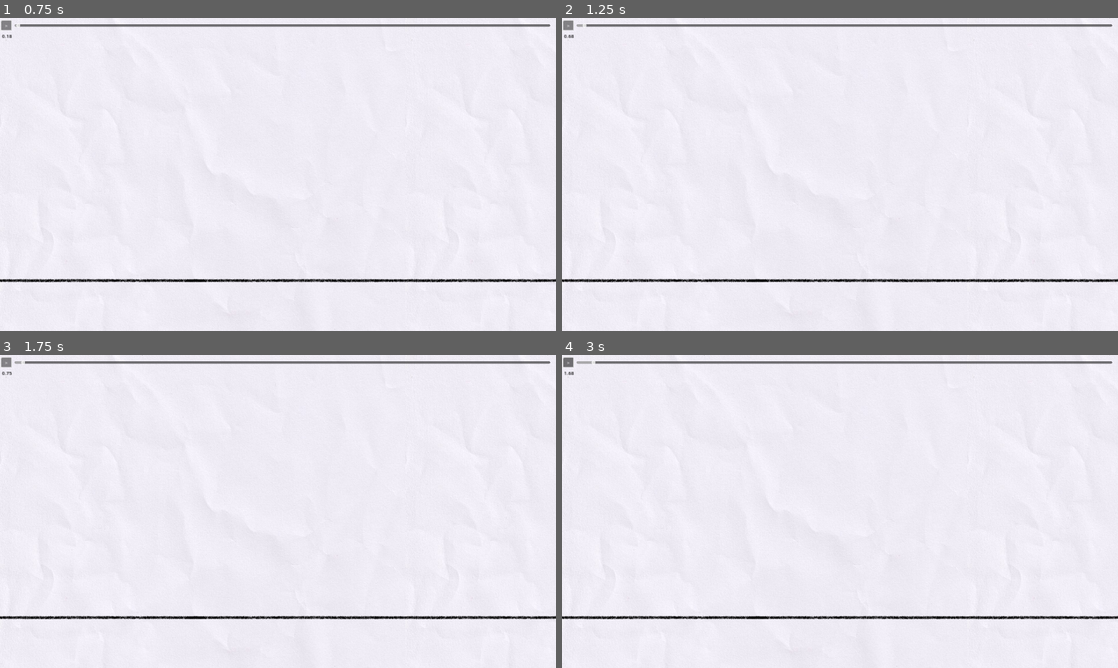
Above: before the commit, frames 1-4 (two rows, left to right).
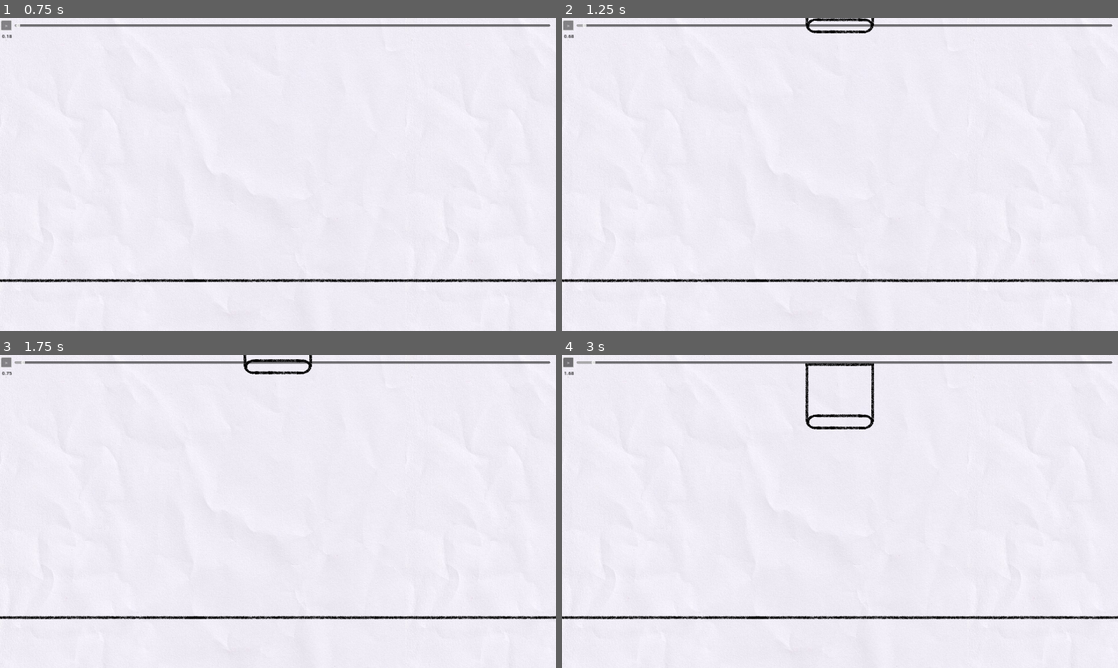
Above: after the commit, the same moments.

Repository: Punjidixie/Project-Prelude
Game: Godot game, scene res://main/music_game.tscn
Same seed, same stepped clock (60 frames per second), same inputs: the game is played once before the commit and once after it.
Inputs (mouse positions are in pixels of both pictures, inside the frame that each line leads up to):
- Up to frame 1 (0.75 s): click ">" at 0.5 s
- Up to frame 2 (1.25 s): no input
- Up to frame 3 (1.75 s): click ">" at 1.25 s
- Up to frame 4 (3 s): click ">" at 2 s; drag from (584, 373) to (895, 442) at 2.77 s

Frame 1 is identical in both runs. In frame 2, 0.3% of the frame differs, in the area x 43-57%, y 0-5%; in frame 3, 0.3%; in frame 4, 0.6%, in the area x 43-57%, y 2-24%.

Commit message:
started adding hold note detection

Diff:
--- a/main/music_game.gd
+++ b/main/music_game.gd
@@ -7,6 +7,7 @@
 # Called when the node enters the scene tree for the first time.
 func _ready():
 	SignalManager.on_pause_button_pressed.connect(on_pause_button_pressed)
+	SignalManager.on_time_slider_drag_started.connect(pause)
 	GlobalManager.play_area = play_area
 	add_note()
 
@@ -25,8 +26,16 @@
 	var hold_note: Note = ScenePreloader.base_hold_note.instantiate()
 	notes_container.add_child(hold_note)
 
+	#var note: Note = ScenePreloader.base_note.instantiate()
+	#notes_container.add_child(note)
+
 func on_pause_button_pressed():
 	GlobalManager.is_paused = !GlobalManager.is_paused
+	if GlobalManager.is_paused: pause()
+
+
+func pause():
+	GlobalManager.is_paused = true
 	SignalManager.on_pause_toggled.emit()
 	for note: Note in notes_container.get_children():
 		note.reset()
--- a/main/music_game.tscn
+++ b/main/music_game.tscn
@@ -100,5 +100,6 @@
 text = "0.00"
 script = ExtResource("6_nul4s")
 
+[connection signal="drag_started" from="CanvasLayer/Control/ControlPanel/TimeSlider" to="CanvasLayer/Control/ControlPanel/TimeSlider" method="_on_drag_started"]
 [connection signal="value_changed" from="CanvasLayer/Control/ControlPanel/TimeSlider" to="CanvasLayer/Control/ControlPanel/TimeSlider" method="_on_value_changed"]
 [connection signal="pressed" from="CanvasLayer/Control/ControlPanel/PauseButton" to="CanvasLayer/Control/ControlPanel/PauseButton" method="_on_pressed"]
--- a/main/time_slider.gd
+++ b/main/time_slider.gd
@@ -30,5 +30,4 @@
 		SignalManager.on_time_manual_updated.emit()
 
 func _on_drag_started():
-	#SignalManager.on_time_slider_drag_started.emit()
-	pass
+	SignalManager.on_time_slider_drag_started.emit()
--- a/notes/hitbox.gd
+++ b/notes/hitbox.gd
@@ -2,8 +2,12 @@
 
 class_name Hitbox
 signal on_pressed
+signal on_released
 
 func _gui_input(event):
 	if event is InputEventMouseButton:
-		if event.button_index == MOUSE_BUTTON_LEFT and event.pressed:
-			on_pressed.emit()
+		if event.button_index == MOUSE_BUTTON_LEFT:
+			if event.is_pressed(): on_pressed.emit()
+			elif event.is_released():
+				on_released.emit()
+				print("hi")
--- /dev/null
+++ b/notes/hold_end_event.gd
@@ -0,0 +1,22 @@
+extends EndEvent
+
+class_name HoldEndEvent
+
+func get_notebody_play_position(local_time: float):
+	var hold_note := note as HoldNote
+
+	if hold_note.is_held: return end_checkpoint.play_position
+
+	# Else if not held
+	var time_diff = local_time - start_time # time since the end started
+
+	if hold_note.is_hit:
+		var absolute_end_time = hold_note.start_time + hold_note.end_event.start_time
+		var time_held = clamp(hold_note.lift_time - absolute_end_time, 0, hold_note.hold_time)
+		time_diff -= time_held
+
+	return end_checkpoint.play_position - Vector2(0, end_speed * time_diff)
+
+func get_ending_lifetime():
+	var hold_note := note as HoldNote
+	return super.get_ending_lifetime() + hold_note.hold_time
--- a/notes/hold_note.gd
+++ b/notes/hold_note.gd
@@ -13,8 +13,20 @@
 
 func update():
 	if is_in_time:
-		var time = GlobalManager.current_time
-		var event = get_event_at_time(time)
-		var play_position = event.get_notebody_play_position(time - start_time)
-		note_body.set_play_position(play_position)
+		update_position()
 		note_body.update_appearance()
+
+func reset():
+	is_held = false
+	is_hit = false # super
+	note_body.reset() # super
+	on_time_updated()
+
+
+func get_hit():
+	super.get_hit()
+	is_held = true
+
+func get_released():
+	lift_time = GlobalManager.current_time
+	is_held = false
--- a/notes/hold_note.tscn
+++ b/notes/hold_note.tscn
@@ -4,7 +4,7 @@
 [ext_resource type="Script" path="res://notes/note_checkpoint.gd" id="2_swrln"]
 [ext_resource type="Script" path="res://notes/note_events/appear_event.gd" id="3_bifoi"]
 [ext_resource type="PackedScene" uid="uid://duwfov6qj7bl5" path="res://notes/note_events/move_event.tscn" id="4_npdic"]
-[ext_resource type="Script" path="res://notes/note_events/end_event.gd" id="5_851dw"]
+[ext_resource type="Script" path="res://notes/hold_end_event.gd" id="5_tagjp"]
 [ext_resource type="Script" path="res://notes/hold_note_body.gd" id="6_2trin"]
 [ext_resource type="Script" path="res://notes/hitbox.gd" id="7_jwpl5"]
 [ext_resource type="Texture2D" uid="uid://bmgpw04djgigb" path="res://assets/notes/note_lines.png" id="8_ahhpj"]
@@ -30,6 +30,7 @@
 
 [sub_resource type="Animation" id="Animation_gdssq"]
 resource_name = "note_animation"
+loop_mode = 1
 tracks/0/type = "value"
 tracks/0/imported = false
 tracks/0/enabled = true
@@ -40,7 +41,7 @@
 "times": PackedFloat32Array(0, 1),
 "transitions": PackedFloat32Array(1, 1),
 "update": 0,
-"values": [Color(0.901124, 0.656453, 0, 1), Color(0.922064, 0.000155559, 0.768216, 0)]
+"values": [Color(0.901124, 0.656453, 0, 1), Color(0.921569, 0, 0.768627, 0.65098)]
 }
 
 [sub_resource type="AnimationLibrary" id="AnimationLibrary_uti7x"]
@@ -51,13 +52,13 @@
 
 [node name="TestHoldNote" type="Node" node_paths=PackedStringArray("note_events_container", "note_body", "note_effects", "end_event")]
 script = ExtResource("1_26rfv")
-hold_time = 30.0
+hold_time = 1.0
 note_size = 60.0
 note_type = 1
 note_events_container = NodePath("Events")
 note_body = NodePath("HoldNoteBody")
 note_effects = NodePath("NoteEffects")
-end_event = NodePath("Events/EndEvent")
+end_event = NodePath("Events/HoldEndEvent")
 
 [node name="Checkpoints" type="Node" parent="."]
 
@@ -67,7 +68,7 @@
 
 [node name="EndCheckpoint" type="Node2D" parent="Checkpoints"]
 script = ExtResource("2_swrln")
-target_time = 1.0
+target_time = 5.0
 play_position = Vector2(240, 0)
 
 [node name="Events" type="Node" parent="."]
@@ -80,10 +81,10 @@
 start_checkpoint = NodePath("../../Checkpoints/StartCheckpoint")
 destination_checkpoint = NodePath("../../Checkpoints/EndCheckpoint")
 
-[node name="EndEvent" type="Node" parent="Events" node_paths=PackedStringArray("end_checkpoint")]
-script = ExtResource("5_851dw")
+[node name="HoldEndEvent" type="Node" parent="Events" node_paths=PackedStringArray("end_checkpoint")]
+script = ExtResource("5_tagjp")
 end_checkpoint = NodePath("../../Checkpoints/EndCheckpoint")
-end_speed = 20.0
+end_speed = 108.0
 
 [node name="HoldNoteBody" type="Node2D" parent="." node_paths=PackedStringArray("hold_body", "body", "note", "animation_player")]
 script = ExtResource("6_2trin")
@@ -94,12 +95,13 @@
 
 [node name="Hitbox" type="Control" parent="HoldNoteBody"]
 modulate = Color(0, 0, 0, 1)
+custom_minimum_size = Vector2(2.08165e-12, 200)
 layout_mode = 3
 anchors_preset = 0
 offset_left = -90.0
-offset_top = -26.0
+offset_top = -108.0
 offset_right = 90.0
-offset_bottom = 26.0
+offset_bottom = 109.0
 script = ExtResource("7_jwpl5")
 
 [node name="Midsection" type="TextureRect" parent="HoldNoteBody/Hitbox"]
@@ -119,24 +121,29 @@
 stretch_mode = 1
 
 [node name="LeftLid" type="TextureRect" parent="HoldNoteBody/Hitbox"]
-layout_mode = 0
-offset_top = -1.0
+layout_mode = 1
+anchors_preset = 4
+anchor_top = 0.5
+anchor_bottom = 0.5
+offset_top = -27.0
 offset_right = 53.0
-offset_bottom = 53.0
+offset_bottom = 27.0
+grow_vertical = 2
 texture = ExtResource("9_dg3fc")
 
 [node name="RightLid" type="TextureRect" parent="HoldNoteBody/Hitbox"]
 layout_mode = 1
-anchors_preset = 3
+anchors_preset = 6
 anchor_left = 1.0
-anchor_top = 1.0
-anchor_right = 1.0
-anchor_bottom = 1.0
-offset_top = 1.0
-offset_right = 53.0
-offset_bottom = 55.0
+anchor_top = 0.5
+anchor_right = 1.0
+anchor_bottom = 0.5
+offset_left = -1.0
+offset_top = 27.0
+offset_right = 52.0
+offset_bottom = 81.0
 grow_horizontal = 0
-grow_vertical = 0
+grow_vertical = 2
 scale = Vector2(-1, -1)
 texture = ExtResource("9_dg3fc")
 
@@ -146,7 +153,8 @@
 anchor_top = 0.5
 anchor_right = 1.0
 anchor_bottom = 0.5
-offset_top = -121.0
+offset_top = -131.5
+offset_bottom = 0.5
 grow_horizontal = 2
 grow_vertical = 2
 mouse_filter = 2
--- a/notes/hold_note_body.gd
+++ b/notes/hold_note_body.gd
@@ -6,8 +6,22 @@
 
 func _ready():
 	super._ready()
+
+	body.on_released.connect(on_body_released)
 	get_tree().get_root().size_changed.connect(update_height)
 
+func on_body_pressed():
+	if not note.is_hit: # prevent double presses
+		note.get_hit()
+		animation_player.play("note_animation")
+
+func update_appearance():
+	super.update_appearance()
+	update_height()
+
+func on_body_released():
+	(note as HoldNote).get_released()
+	body.mouse_filter = Control.MOUSE_FILTER_IGNORE
 
 func update_height():
 	var hold_note := note as HoldNote
@@ -31,7 +45,3 @@
 	hold_body.size.y = world_height.y / body.scale.y
 	hold_body.position.y = (body.size.y / 2) - hold_body.size.y # coords seem to be in local scale
 	# x position is anchored to the body as 0.
-
-func update_appearance():
-	super.update_appearance()
-	update_height()
--- a/notes/note.gd
+++ b/notes/note.gd
@@ -25,12 +25,19 @@
 	SignalManager.on_time_auto_updated.connect(on_time_updated)
 	SignalManager.on_time_manual_updated.connect(on_time_updated)
 
+	initialize_connections()
+
 	note_body.update_size()
 	update_visibility()
 	update()
 
+func initialize_connections():
+	for event in get_note_events():
+		event.note = self
+
 func reset():
-	var is_hit: bool = false
+	is_hit = false
+	note_body.reset()
 	on_time_updated()
 
 func on_time_updated():
@@ -45,12 +52,14 @@
 func update():
 	# Calculates note body position
 	if is_in_time:
-		if not is_hit:
-			var time = GlobalManager.current_time
-			var event = get_event_at_time(time)
-			var play_position = event.get_notebody_play_position(time - start_time)
-			note_body.set_play_position(play_position)
+		if not is_hit: update_position()
 		note_body.update_appearance()
+
+func update_position():
+	var time = GlobalManager.current_time
+	var event = get_event_at_time(time)
+	var play_position = event.get_notebody_play_position(time - start_time)
+	note_body.set_play_position(play_position)
 
 func update_visibility():
 	var end_offset = end_event.get_ending_lifetime()
--- a/notes/note.tscn
+++ b/notes/note.tscn
@@ -80,7 +80,7 @@
 [node name="EndEvent" type="Node" parent="Events" node_paths=PackedStringArray("end_checkpoint")]
 script = ExtResource("4_gjrhd")
 end_checkpoint = NodePath("../../Checkpoints/EndCheckpoint")
-end_speed = 20.0
+end_speed = 540.0
 
 [node name="NoteBody" type="Node2D" parent="." node_paths=PackedStringArray("body", "note", "animation_player")]
 script = ExtResource("2_ram40")
@@ -90,12 +90,13 @@
 
 [node name="Hitbox" type="Control" parent="NoteBody"]
 modulate = Color(0, 0, 0, 1)
+custom_minimum_size = Vector2(2.08165e-12, 200)
 layout_mode = 3
 anchors_preset = 0
 offset_left = -90.0
-offset_top = -26.0
+offset_top = -100.0
 offset_right = 90.0
-offset_bottom = 26.0
+offset_bottom = 100.0
 script = ExtResource("7_yw0yk")
 
 [node name="Midsection" type="TextureRect" parent="NoteBody/Hitbox"]
@@ -115,24 +116,29 @@
 stretch_mode = 1
 
 [node name="LeftLid" type="TextureRect" parent="NoteBody/Hitbox"]
-layout_mode = 0
-offset_top = -1.0
+layout_mode = 1
+anchors_preset = 4
+anchor_top = 0.5
+anchor_bottom = 0.5
+offset_top = -27.0
 offset_right = 53.0
-offset_bottom = 53.0
+offset_bottom = 27.0
+grow_vertical = 2
 texture = ExtResource("3_gnq7d")
 
 [node name="RightLid" type="TextureRect" parent="NoteBody/Hitbox"]
 layout_mode = 1
-anchors_preset = 3
+anchors_preset = 6
 anchor_left = 1.0
-anchor_top = 1.0
+anchor_top = 0.5
 anchor_right = 1.0
-anchor_bottom = 1.0
-offset_top = 1.0
-offset_right = 53.0
-offset_bottom = 55.0
+anchor_bottom = 0.5
+offset_left = -3.0
+offset_top = 27.0
+offset_right = 50.0
+offset_bottom = 81.0
 grow_horizontal = 0
-grow_vertical = 0
+grow_vertical = 2
 scale = Vector2(-1, -1)
 texture = ExtResource("3_gnq7d")
 
--- a/notes/note_body.gd
+++ b/notes/note_body.gd
@@ -10,6 +10,10 @@
 	super._ready()
 	body.on_pressed.connect(on_body_pressed)
 
+func reset():
+	animation_player.play("RESET")
+	body.mouse_filter = Control.MOUSE_FILTER_STOP
+
 func update_size():
 	var world_size = PlayAreaUtils.get_delta_world_position(Vector2.ONE * note.note_size)
 	body.size.x = world_size.x / body.scale.x
@@ -18,8 +22,9 @@
 
 func on_body_pressed():
 	note.get_hit()
-	animation_player.play("note_animation", -1, 0)
+	animation_player.play("note_animation")
+	body.mouse_filter = Control.MOUSE_FILTER_IGNORE
+
 
 func update_appearance():
-	if note.is_hit:
-		animation_player.seek(GlobalManager.current_time - note.hit_time)
+	pass
--- a/notes/note_events/end_event.gd
+++ b/notes/note_events/end_event.gd
@@ -9,9 +9,6 @@
 	start_time = end_checkpoint.target_time
 
 func get_notebody_play_position(local_time: float):
-	#if GlobalManager.is_auto_play:
-	#	return end_checkpoint.play_position
-
 	var time_diff = local_time - start_time
 	return end_checkpoint.play_position - Vector2(0, end_speed * time_diff)
 
@@ -19,4 +16,4 @@
 	var screen_height = -PlayAreaUtils.get_delta_play_position(get_viewport().size).y
 	var play_area_height = -PlayAreaUtils.get_delta_play_position(GlobalManager.play_area.size).y
 	var buffer = PlayAreaUtils.scale_factor / 5
-	return (screen_height - play_area_height + buffer) / end_speed
+	return (screen_height - play_area_height + buffer) / end_speed + 2
--- a/singletons/signal_manager.gd
+++ b/singletons/signal_manager.gd
@@ -4,3 +4,4 @@
 signal on_time_manual_updated
 signal on_pause_toggled
 signal on_pause_button_pressed
+signal on_time_slider_drag_started
--- /dev/null
+++ b/singletons/timing_window.gd
@@ -0,0 +1,5 @@
+extends Node
+
+const perfect: float = 100
+const good: float = 150
+const bad: float = 200
